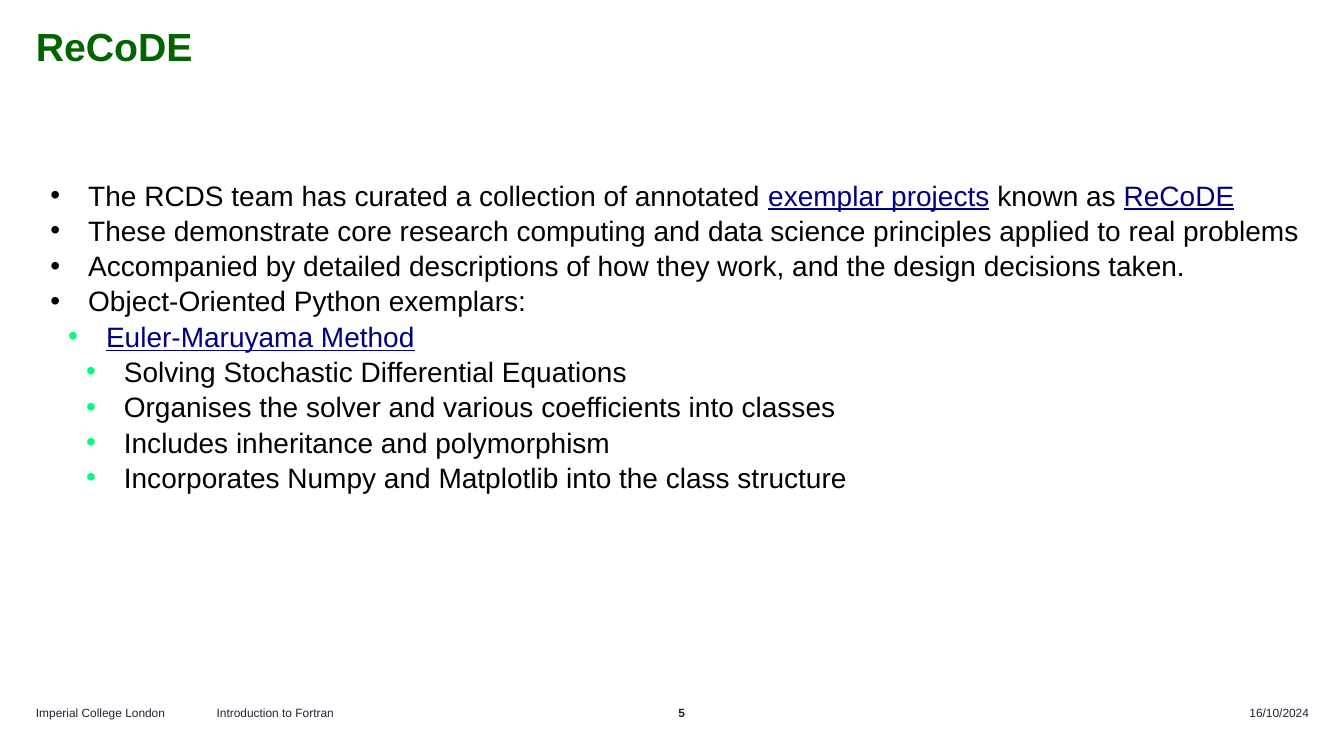
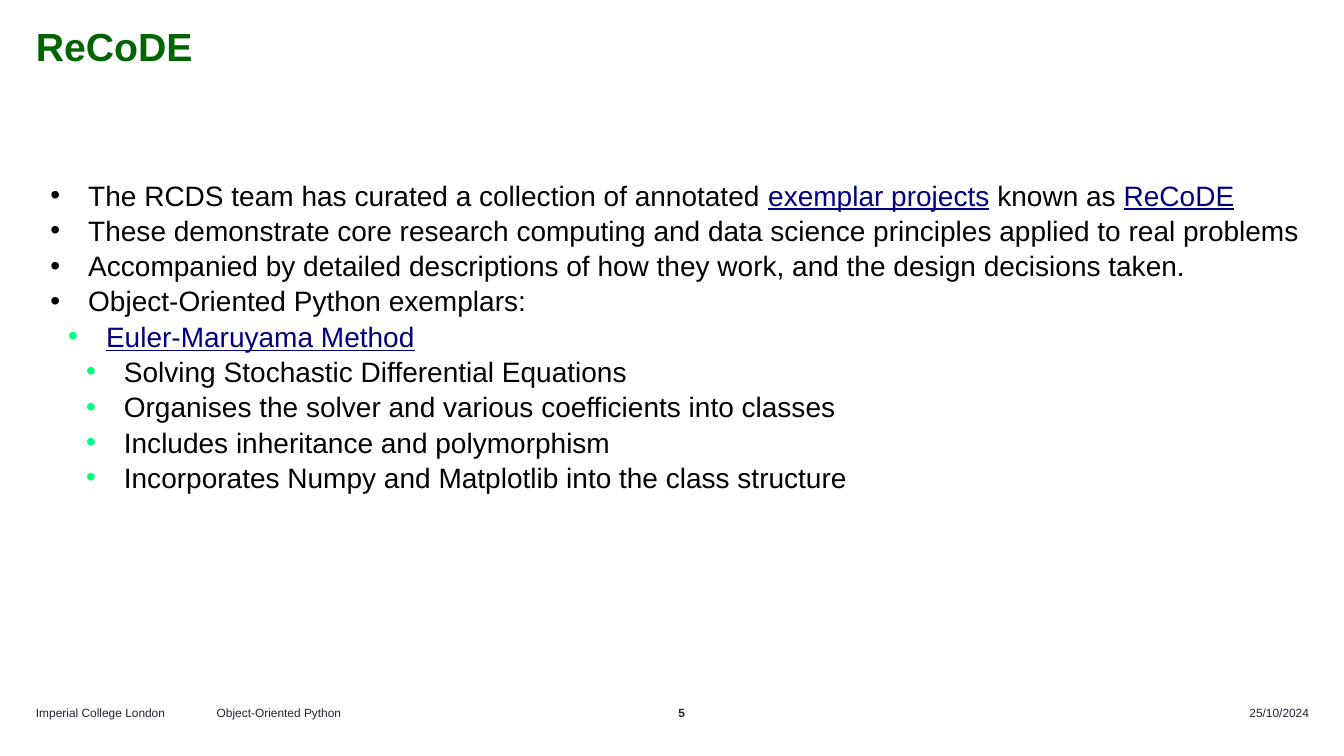
Before and after one commit to ImperialCollegeLondon/RCDS-object-oriented-python, a slide deck: slide 5 of Object-Oriented Python Slides.pptx. Drawn at 1344x756 pixels with LibreOffice and Linux fonts; fonts in the diff are those of the drawing. Boxes give left, top, right and bottom in pixels: in the first picture for what was removed or moved away, otherwise in the second. Text is boxed around its words. In the diff, an @@ line names an element or a change of style, - is before the commit and + after.

```diff
--- a/Object-Oriented Python Slides.pptx
+++ b/Object-Oriented Python Slides.pptx
@@ text at box(217, 708, 341, 720): text changed @@
-Introduction to Fortran
+Object-Oriented Python
@@ text at box(1249, 708, 1309, 717): text changed @@
-16/10/2024
+25/10/2024
```
Also in this commit, not shown: 4 other slides changed.
